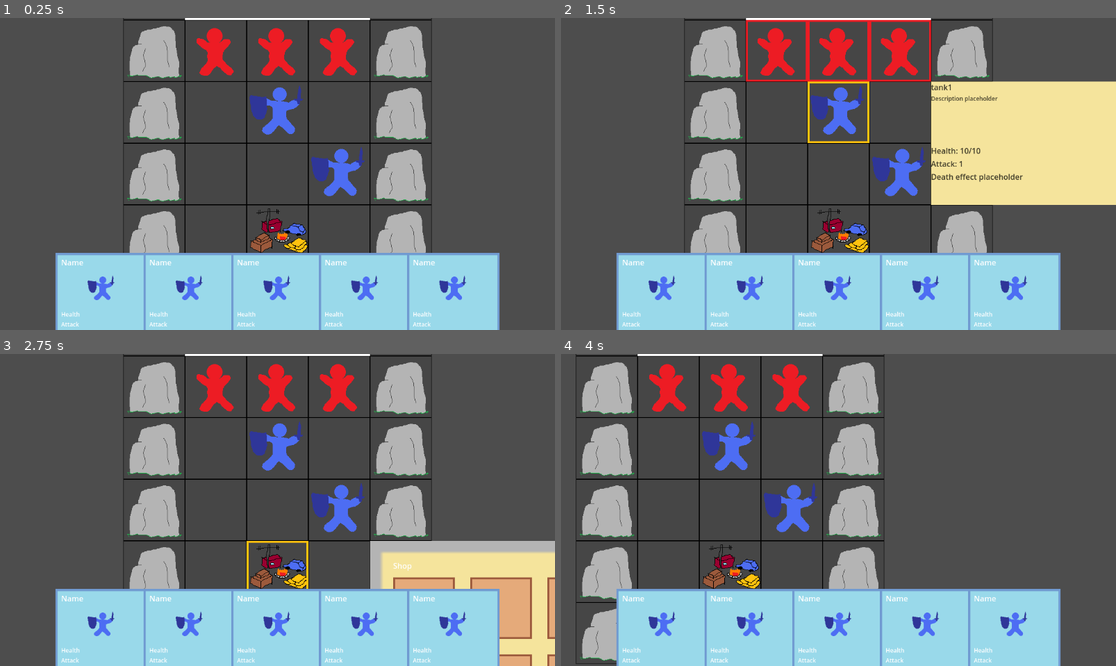
Above: before the commit, frames 1-4 (two rows, left to right).
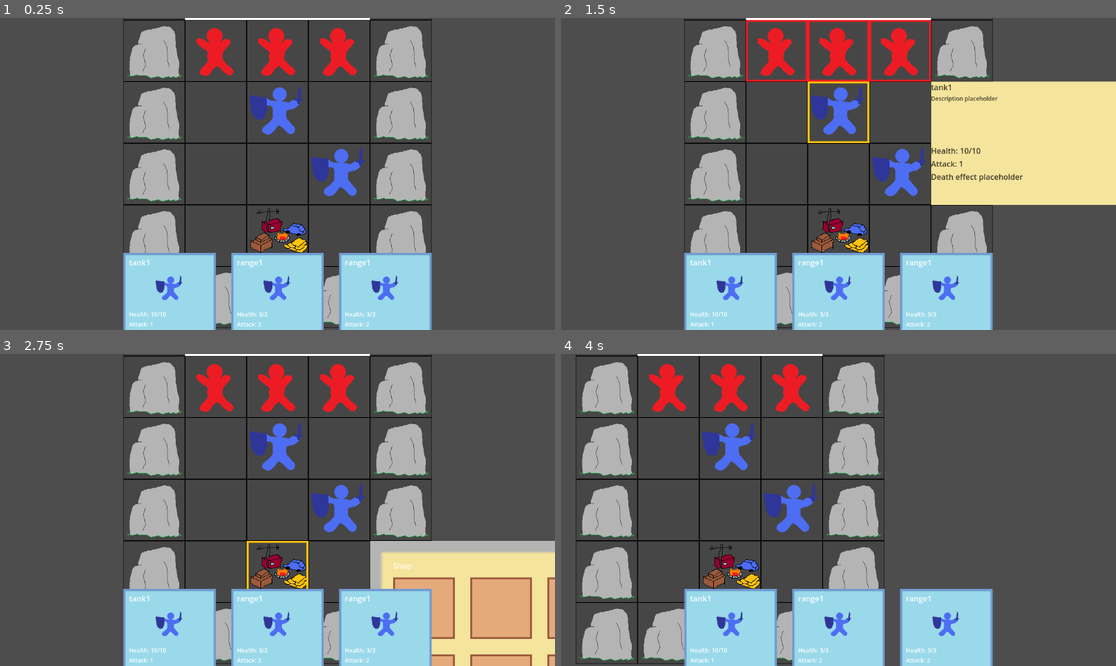
Above: after the commit, the same moments.

Repository: Wayl123/CardPuzzleGame
Game: Godot game, scene res://scene/test_map.tscn
The game is run twice, just before and just after one commit, with the same random seed, the same clock (stepped at 60 frames per second) and the same inputs.
Inputs (mouse positions are in pixels of both pictures, inside the frame that each line leads up to):
- Up to frame 1 (0.25 s): no input
- Up to frame 2 (1.5 s): click (777, 49) at 0.52 s; click (838, 111) at 1.27 s
- Up to frame 3 (2.75 s): click (277, 572) at 2 s
- Up to frame 4 (4 s): click (777, 447) at 2.77 s; tap Enter at 3.5 s; move the mouse to (960, 494) at 3.52 s; press the mouse at (960, 494) at 3.53 s; hold D (RightButton) from 3.53 s (still down)

The runs differ from the first frame. In frame 1, 9.4% of the frame differs, in the area x 10-90%, y 75-100%; in frame 2, 9.4%; in frame 3, 9.4%; in frame 4, 9.4%.

Commit message:
Unit can transition from hand to board and board to hand #8

Diff:
--- a/scene/hover_tooltip.tscn
+++ b/scene/hover_tooltip.tscn
@@ -1,11 +1,13 @@
-[gd_scene load_steps=2 format=3 uid="uid://rllqrm3a5j2m"]
+[gd_scene load_steps=3 format=3 uid="uid://rllqrm3a5j2m"]
 
 [ext_resource type="Texture2D" uid="uid://c1reqovwdy04g" path="res://image/card_info/tooltip.png" id="1_j2y3j"]
+[ext_resource type="Script" path="res://scripts/HoverTooltip.gd" id="2_5xb41"]
 
 [node name="HoverTooltip" type="NinePatchRect"]
 offset_right = 128.0
 offset_bottom = 128.0
 texture = ExtResource("1_j2y3j")
+script = ExtResource("2_5xb41")
 
 [node name="TooltipItems" type="VBoxContainer" parent="."]
 layout_mode = 1
--- a/scene/info_box.tscn
+++ b/scene/info_box.tscn
@@ -9,6 +9,7 @@
 offset_right = 512.0
 offset_bottom = 256.0
 size_flags_vertical = 3
+mouse_filter = 0
 texture = ExtResource("1_37lxe")
 script = ExtResource("2_tkduc")
 
--- a/scene/player_card.tscn
+++ b/scene/player_card.tscn
@@ -1,13 +1,12 @@
-[gd_scene load_steps=4 format=3 uid="uid://bdur6tti1talr"]
+[gd_scene load_steps=3 format=3 uid="uid://bdur6tti1talr"]
 
 [ext_resource type="Texture2D" uid="uid://hir0tiyavl6a" path="res://image/card_info/card_background.png" id="1_viw3p"]
 [ext_resource type="Script" path="res://scripts/PlayerCard.gd" id="2_jt5j5"]
-[ext_resource type="Texture2D" uid="uid://dldspntuv558h" path="res://image/player/tank_player1.png" id="2_whkka"]
 
 [node name="PlayerCard" type="NinePatchRect"]
 offset_right = 192.0
 offset_bottom = 288.0
-mouse_filter = 0
+mouse_filter = 1
 texture = ExtResource("1_viw3p")
 script = ExtResource("2_jt5j5")
 
@@ -23,10 +22,10 @@
 theme_override_constants/margin_right = 12
 theme_override_constants/margin_bottom = 4
 
-[node name="HBoxContainer" type="HBoxContainer" parent="CardLayout/CardTitle"]
+[node name="TitleBox" type="HBoxContainer" parent="CardLayout/CardTitle"]
 layout_mode = 2
 
-[node name="Name" type="Label" parent="CardLayout/CardTitle/HBoxContainer"]
+[node name="Name" type="Label" parent="CardLayout/CardTitle/TitleBox"]
 layout_mode = 2
 theme_override_font_sizes/font_size = 16
 text = "Name"
@@ -38,12 +37,11 @@
 theme_override_constants/margin_right = 12
 theme_override_constants/margin_bottom = 4
 
-[node name="TextureRect" type="TextureRect" parent="CardLayout/CardImageMargin"]
+[node name="CardImage" type="TextureRect" parent="CardLayout/CardImageMargin"]
 custom_minimum_size = Vector2(64, 64)
 layout_mode = 2
 size_flags_horizontal = 4
 size_flags_vertical = 4
-texture = ExtResource("2_whkka")
 expand_mode = 1
 
 [node name="CardDetail" type="MarginContainer" parent="CardLayout"]
--- a/scene/player_ui.tscn
+++ b/scene/player_ui.tscn
@@ -11,6 +11,8 @@
 [node name="PlayerUI" type="Node2D"]
 script = ExtResource("1_5mpsc")
 
-[node name="Cards" type="Node2D" parent="."]
+[node name="Cards" type="Control" parent="."]
+layout_mode = 3
+anchors_preset = 0
 script = ExtResource("1_ctmpx")
 spreadCurve = SubResource("Curve_fbn18")
--- a/scripts/GridContent.gd
+++ b/scripts/GridContent.gd
@@ -1,22 +1,24 @@
 extends TextureButton
 
 var DRAGPREVIEW = preload("res://scene/drag_preview.tscn")
+var PLAYER = preload("res://scene/player.tscn")
 
 func _ready():
 	pass
 
 func _get_drag_data(_pos):
-	var data = {}
+	var dataOut = {}
 
 	if !disabled and has_node("Player"):
-		data["origin_node"] = self
-		data["origin_child"] = get_node("Player")
+		dataOut["origin_node"] = self
+		dataOut["origin_child"] = get_node("Player")
+		dataOut["origin_data"] = get_node("Player").get_data()
 
 		var dragPreview = DRAGPREVIEW.instantiate()
 		dragPreview.set_texture(get_node("Player").texture_normal)
 		add_child(dragPreview)
 
-	return data
+	return dataOut
 
 func _can_drop_data(_pos, data):
 	if !disabled:
@@ -25,14 +27,14 @@
 
 func _drop_data(_pos, data):
 	if data:
-		data["origin_node"].remove_child(data["origin_child"])
+		data["origin_node"].remove_unit(data["origin_child"])
 
 		if has_node("Player"):
 			var playerNode = get_node("Player")
-			remove_child(playerNode)
-			data["origin_node"].add_child(playerNode)
+			data["origin_node"].add_unit(playerNode.get_data())
+			remove_unit(playerNode)
 
-		add_child(data["origin_child"])
+		add_unit(data["origin_data"])
 
 		if get_tree().has_group("ActiveHoverTooltip"):
 			for tooltip in get_tree().get_nodes_in_group("ActiveHoverTooltip"):
@@ -41,3 +43,11 @@
 			if get_tree().has_group("RangeDisplay"):
 				for rangeNode in get_tree().get_nodes_in_group("RangeDisplay"):
 					rangeNode.queue_free()
+
+func add_unit(pData):
+	var player = PLAYER.instantiate()
+	player.init(pData)
+	add_child(player)
+
+func remove_unit(pNode):
+	pNode.queue_free()
--- a/scripts/HandCards.gd
+++ b/scripts/HandCards.gd
@@ -1,34 +1,40 @@
-extends Node2D
+extends Control
+
+@export var spreadCurve: Curve
 
 var PLAYERCARD = preload("res://scene/player_card.tscn")
-
-@export var spreadCurve: Curve
 
 var HANDWIDTH = 2.0
 var CARDSIZE = Vector2(192, 288)
 var DISTBETWEENCARD = 32
 
-var handList = []
+var data = {}
 
 func _ready():
 	get_tree().root.connect("size_changed", Callable(self, "_on_viewport_size_changed"))
-	draw_card()
-	draw_card()
-	draw_card()
-	draw_card()
-	draw_card()
 
+	_update_size()
 
-func _process(delta):
-	pass
+	var player_list_path = ("res://scripts/PlayerList.json")
+	data = _load_json_file(player_list_path)
+
+	add_unit(data["1-1"])
+	add_unit(data["2-1"])
+	add_unit(data["2-1"])
 
 func _on_viewport_size_changed():
+	_update_size()
 	_update_hand()
+
+func _update_size():
+	var viewportSize = get_viewport().size
+	set_size(Vector2(viewportSize.x, CARDSIZE.y - 128))
+	set_position(Vector2(0, viewportSize.y - CARDSIZE.y + 128))
 
 func _update_hand():
 	var viewportSize = get_viewport().size
 	var sideBorder = viewportSize.x * 0.1
-	var hRange = min(viewportSize.x - (2 * sideBorder) - CARDSIZE.x, ((CARDSIZE.x + DISTBETWEENCARD) * (get_child_count() -1)))
+	var hRange = min(viewportSize.x - (2 * sideBorder) - CARDSIZE.x, ((CARDSIZE.x + DISTBETWEENCARD) * (get_child_count() - 1)))
 	var handWidth = hRange * 0.5
 
 	for card in get_children():
@@ -40,11 +46,45 @@
 		var centerPosition = Vector2(viewportSize.x * 0.5, viewportSize.y - CARDSIZE.y + 128)
 		centerPosition.x += (spreadCurve.sample(handRatio) * handWidth) - (CARDSIZE.x * 0.5)
 
-		card.set_position(centerPosition)
+		card.set_global_position(centerPosition)
 
-func draw_card():
+func _load_json_file(filePath : String):
+	if FileAccess.file_exists(filePath):
+		var dataFile = FileAccess.open(filePath, FileAccess.READ)
+		var parsedResult = JSON.parse_string(dataFile.get_as_text())
+
+		if parsedResult is Dictionary:
+			return parsedResult
+		else:
+			print("Error reading file")
+	else:
+		print("File doesn't exist")
+
+func _can_drop_data(_pos, data):
+	return true
+
+func _drop_data(_pos, data):
+	if data:
+		data["origin_node"].remove_unit(data["origin_child"])
+
+		add_unit(data["origin_data"])
+
+		if get_tree().has_group("ActiveHoverTooltip"):
+			for tooltip in get_tree().get_nodes_in_group("ActiveHoverTooltip"):
+				tooltip.queue_free()
+		if not get_tree().has_group("ActiveInfoBox"):
+			if get_tree().has_group("RangeDisplay"):
+				for rangeNode in get_tree().get_nodes_in_group("RangeDisplay"):
+					rangeNode.queue_free()
+
+func add_unit(pData):
 	var newCard = PLAYERCARD.instantiate()
-	handList.append(1)
+	newCard.init(pData)
 	newCard.set_size(CARDSIZE)
 	add_child(newCard)
 	_update_hand()
+
+func remove_unit(pNode):
+	pNode.queue_free()
+	await pNode.tree_exited
+	_update_hand()
--- /dev/null
+++ b/scripts/HoverTooltip.gd
@@ -0,0 +1,6 @@
+extends NinePatchRect
+
+func init(data):
+	get_node("TooltipItems/Name").set_text(data["name"])
+	get_node("TooltipItems/Health").set_text(str("Health: ", data["health"], "/", data["max-health"]))
+	get_node("TooltipItems/Attack").set_text(str("Attack: ", data["attack"]))
--- a/scripts/InfoBox.gd
+++ b/scripts/InfoBox.gd
@@ -2,8 +2,13 @@
 
 var drag_position = null
 
+var data = {}
+
+func init(pData):
+	data = pData
+
 func _ready():
-	pass
+	_populate_data()
 
 func _process(delta):
 	if not Rect2(Vector2(), size).has_point(get_local_mouse_position()) and Input.is_action_just_pressed("LeftMouse"):
@@ -23,7 +28,7 @@
 	if event is InputEventMouseMotion and drag_position != null:
 		set_global_position(get_global_mouse_position() - drag_position)
 
-func init(data):
+func _populate_data():
 	get_node("InfoList/InfoBanner/InfoTitle/Name").set_text(data["name"])
 	get_node("InfoList/InfoBanner/InfoTitle/Description").set_text("Description placeholder")
 	get_node("InfoList/InfoBanner/Image").set_texture(load(data["image"]))
--- a/scripts/Player.gd
+++ b/scripts/Player.gd
@@ -2,9 +2,17 @@
 
 @export var player_id: String
 
+func init(pData):
+	data = pData
+	texture_normal = load(data["image"])
+
 func _ready():
 	super()
 
-	var player_list_path = ("res://scripts/PlayerList.json")
-	data = _load_json_file(player_list_path)[player_id]
-	texture_normal = load(data["image"])
+	if not data:
+		var player_list_path = ("res://scripts/PlayerList.json")
+		data = _load_json_file(player_list_path)[player_id]
+		texture_normal = load(data["image"])
+
+func get_data():
+	return data
--- a/scripts/PlayerCard.gd
+++ b/scripts/PlayerCard.gd
@@ -1,18 +1,47 @@
 extends NinePatchRect
+
+var DRAGPREVIEW = preload("res://scene/drag_preview.tscn")
+var PLAYER = preload("res://scene/player.tscn")
+
+var data = {}
+
+func init(pData):
+	data = pData
 
 func _ready():
 	connect("mouse_entered", Callable(self, "_on_mouse_entered"))
 	connect("mouse_exited", Callable(self, "_on_mouse_exited"))
 
-func _process(delta):
-	pass
+	_data_init()
 
 func _on_mouse_entered():
-	var cardPosition = get_position()
-	cardPosition.y -= 128
-	set_position(cardPosition)
+	var cardPosition = get_global_position()
+	if cardPosition.y >= get_viewport().size.y - get_size().y + 128:
+		cardPosition.y -= 128
+	set_global_position(cardPosition)
 
 func _on_mouse_exited():
-	var cardPosition = get_position()
-	cardPosition.y += 128
-	set_position(cardPosition)
+	var cardPosition = get_global_position()
+	if cardPosition.y < get_viewport().size.y - get_size().y + 128:
+		cardPosition.y += 128
+	set_global_position(cardPosition)
+
+func _get_drag_data(_pos):
+	var dataOut = {}
+
+	dataOut["origin_node"] = get_parent()
+	dataOut["origin_child"] = self
+	dataOut["origin_data"] = data
+
+	var dragPreview = DRAGPREVIEW.instantiate()
+	dragPreview.set_texture(load(data["image"]))
+	add_child(dragPreview)
+
+	return dataOut
+
+func _data_init():
+	get_node("CardLayout/CardTitle/TitleBox/Name").set_text(data["name"])
+	get_node("CardLayout/CardImageMargin/CardImage").set_texture(load(data["image"]))
+	get_node("CardLayout/CardDetail/CardDetails/Health").set_text(str("Health: ", data["health"], "/", data["max-health"]))
+	get_node("CardLayout/CardDetail/CardDetails/Attack").set_text(str("Attack: ", data["attack"]))
+	get_node("CardLayout/CardDetail/CardDetails/EffectBox/EffectSimplified").set_text("Effect Placeholder")
--- a/scripts/UnitCard.gd
+++ b/scripts/UnitCard.gd
@@ -11,14 +11,11 @@
 	connect("mouse_entered", Callable(self, "_on_mouse_entered"))
 	connect("mouse_exited", Callable(self, "_on_mouse_exited"))
 
-func _process(delta):
-	pass
-
 func _on_button_pressed():
 	var infoBox = INFOBOX.instantiate()
 
+	infoBox.init(data)
 	infoBox._set_position(Vector2(2, 0) * 128)
-	infoBox.init(data)
 	infoBox.add_to_group("ActiveInfoBox")
 
 	get_parent().add_child(infoBox)
@@ -34,6 +31,7 @@
 		var hoverTooltip = HOVERTOOLTIP.instantiate()
 
 		hoverTooltip.set_visible(false)
+		hoverTooltip.init(data)
 		hoverTooltip.add_to_group("ActiveHoverTooltip")
 
 		add_child(hoverTooltip)
@@ -41,7 +39,6 @@
 	await get_tree().create_timer(0.2).timeout
 
 	if has_node("HoverTooltip") and not get_node("HoverTooltip").is_visible():
-		_populate_hover_tooltip()
 		get_node("HoverTooltip").set_visible(true)
 
 		_range_display()
@@ -84,9 +81,3 @@
 	if not has_node("../Selected"):
 		var selected = SELECTED.instantiate()
 		get_parent().add_child(selected)
-
-func _populate_hover_tooltip():
-	if has_node("HoverTooltip"):
-		get_node("HoverTooltip/TooltipItems/Name").set_text(data["name"])
-		get_node("HoverTooltip/TooltipItems/Health").set_text(str("Health: ", data["health"], "/", data["max-health"]))
-		get_node("HoverTooltip/TooltipItems/Attack").set_text(str("Attack: ", data["attack"]))
